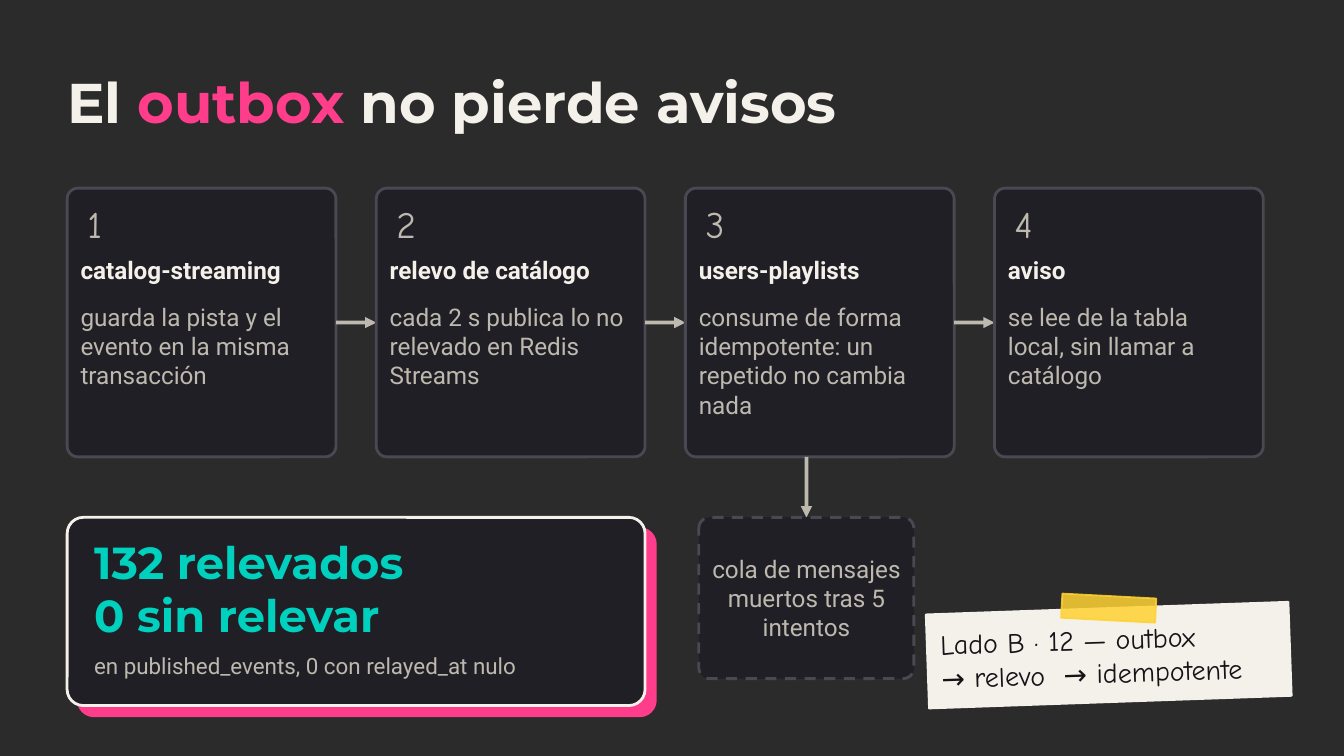
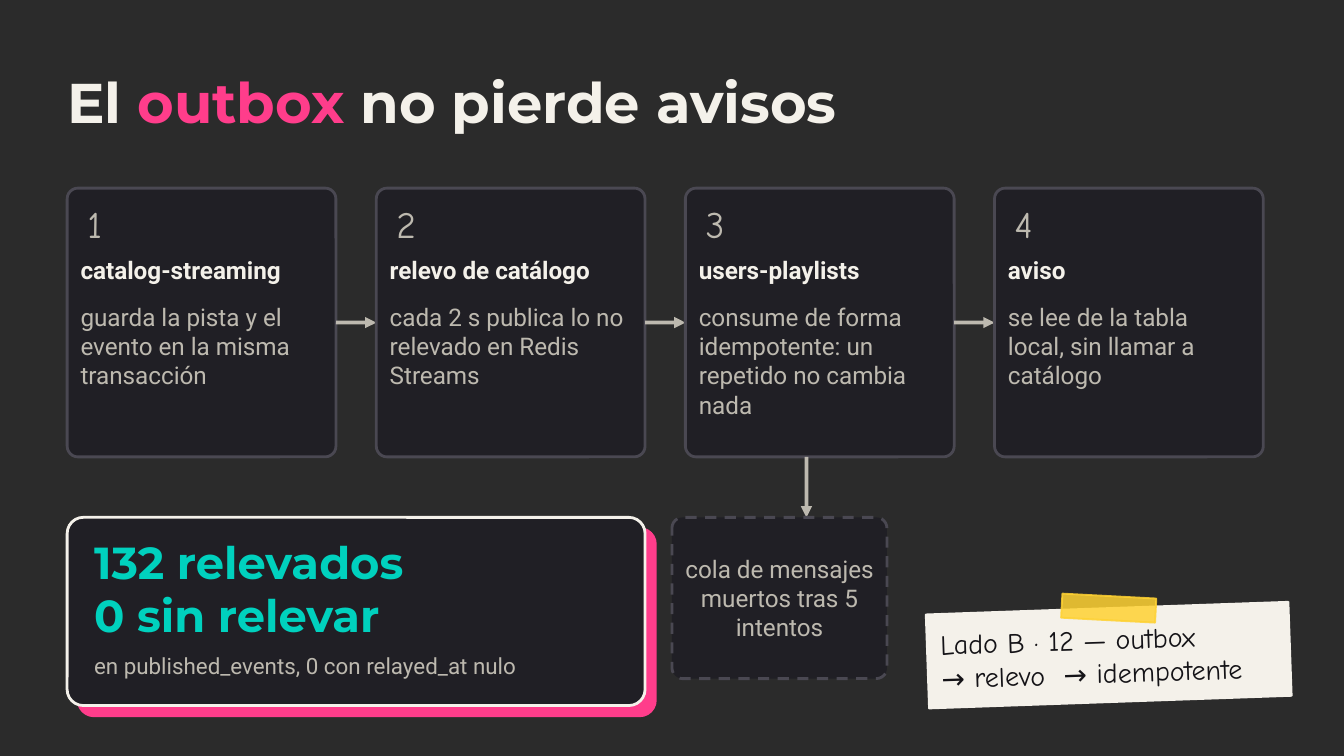
Before and after one commit to ChristianFRZ/FLDSMDFR, a slide deck: slide 12 of docs/presentacion/meloxo.pptx. Drawn at 1344x756 pixels with LibreOffice and Linux fonts; fonts in the diff are those of the drawing; background and template pictures are left out; a plain dark background stands for a picture behind light text. Boxes give left, top, right and bottom in pixels: in the first picture for what was removed or moved away, otherwise in the second. Text is boxed around its words. In the diff, an @@ line names an element or a change of style, - is before the commit and + after.

```diff
--- a/docs/presentacion/meloxo.pptx
+++ b/docs/presentacion/meloxo.pptx
@@ rounded rectangle: place and size @@
-rounded rectangle at [699,517,914,679]
+rounded rectangle at [672,517,887,679]
@@ text "cola de mensajes muertos tras ...": place and size @@
-text "cola de mensajes muertos tras ..." at [712,560,900,636]
+text "cola de mensajes muertos tras ..." at [685,560,873,636]
```
Also in this commit, not shown: 6 other slides changed, 5 other files.
